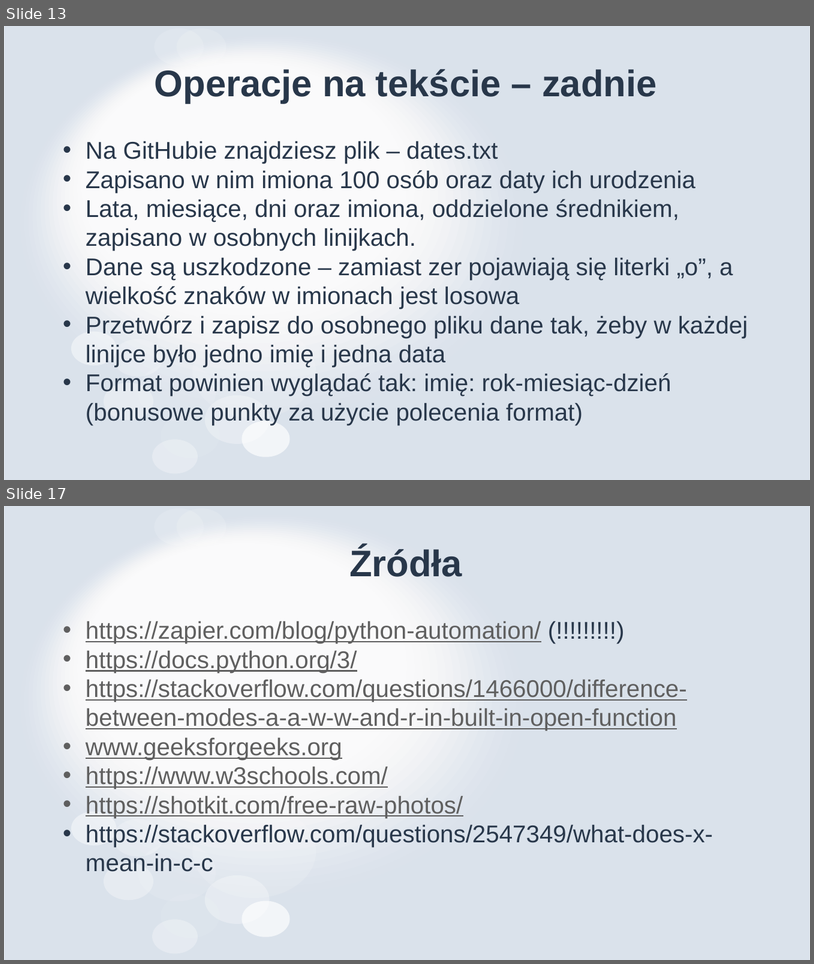
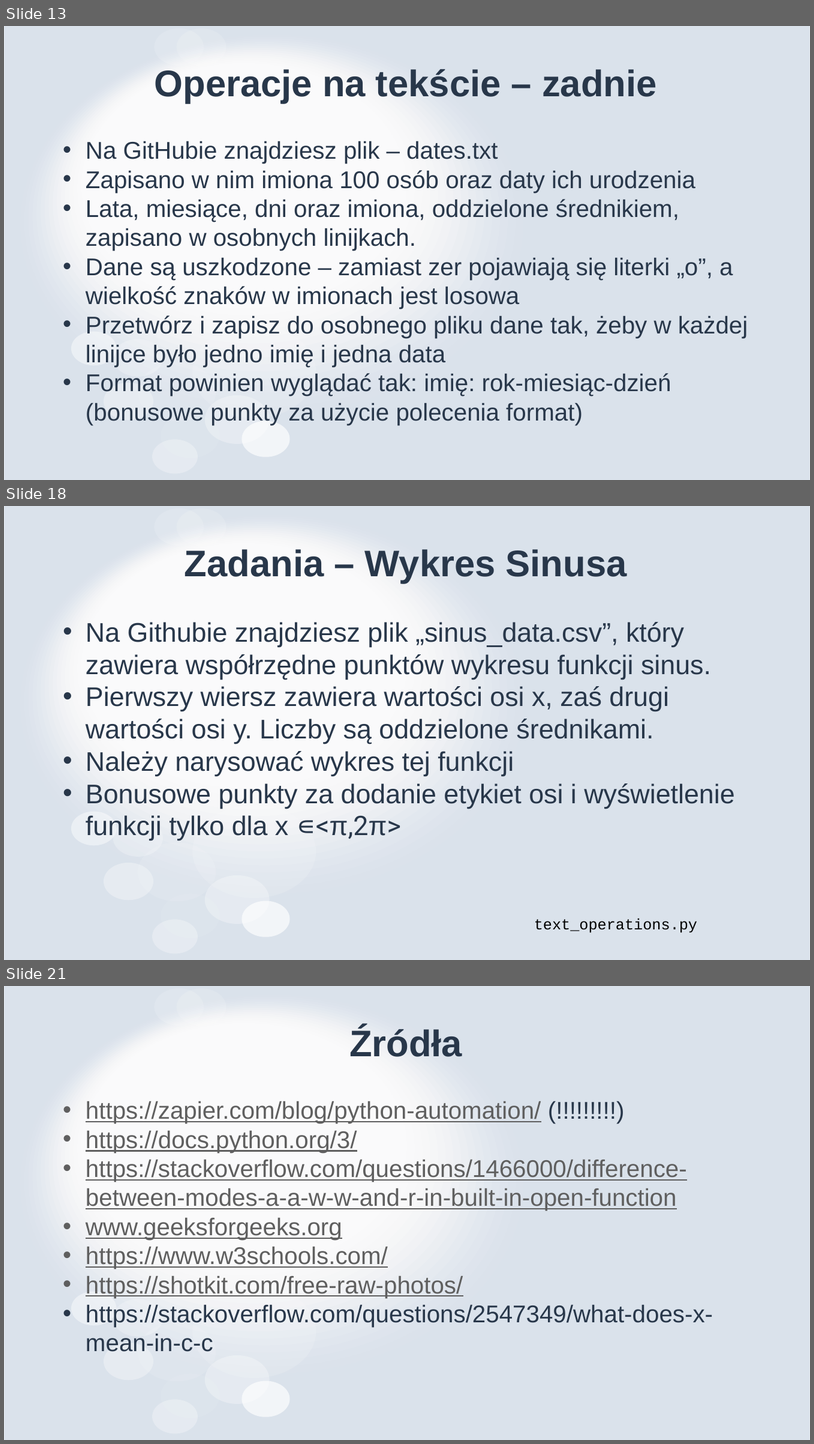
Before and after one commit to MikoStoro/ETI_Academy_python, a slide deck: EverydayPython/EverydayPython.pptx. Shown one above the other, each under a label of ours: slides 13 and 17 before the commit, slides 13, 18 and 21 after it; the slides between them are not shown. The pictures are 814x964 and 814x1444 pixels, drawn with LibreOffice and Linux fonts; fonts in the diff are those of the drawing. Boxes give left, top, right and bottom in pixels: in the first picture for what was removed or moved away, otherwise in the second. Text is boxed around its words. In the diff, an @@ line names an element or a change of style, - is before the commit and + after.

```diff
--- a/EverydayPython/EverydayPython.pptx
+++ b/EverydayPython/EverydayPython.pptx
@@ slide 18 added at [4, 506, 810, 960], background #FFFFFF; not listed: 31 template elements that a slide beside it also shows @@
@@ title added at [185, 549, 627, 583], 44 pt, text #28374A, bold @@
+Zadania – Wykres Sinusa
@@ text added at [86, 622, 735, 840], 32 pt, text #28374A @@
+• Na Githubie znajdziesz plik „sinus_data.csv”, który zawiera współrzędne punktów wykresu funkcji sinus.
+• Pierwszy wiersz zawiera wartości osi x, zaś drugi wartości osi y. Liczby są oddzielone średnikami.
+• Należy narysować wykres tej funkcji
+• Bonusowe punkty za dodanie etykiet osi i wyświetlenie funkcji tylko dla x ∊<π,2π>
@@ text added at [534, 918, 698, 933], 18 pt, text #000000 @@
+text_operations.py
@@ what was slide 17 is now slide 21 @@
```
Also in this commit, not shown: 2 slides changed, 4 other slides added, 1 slide removed, 4 other files.
